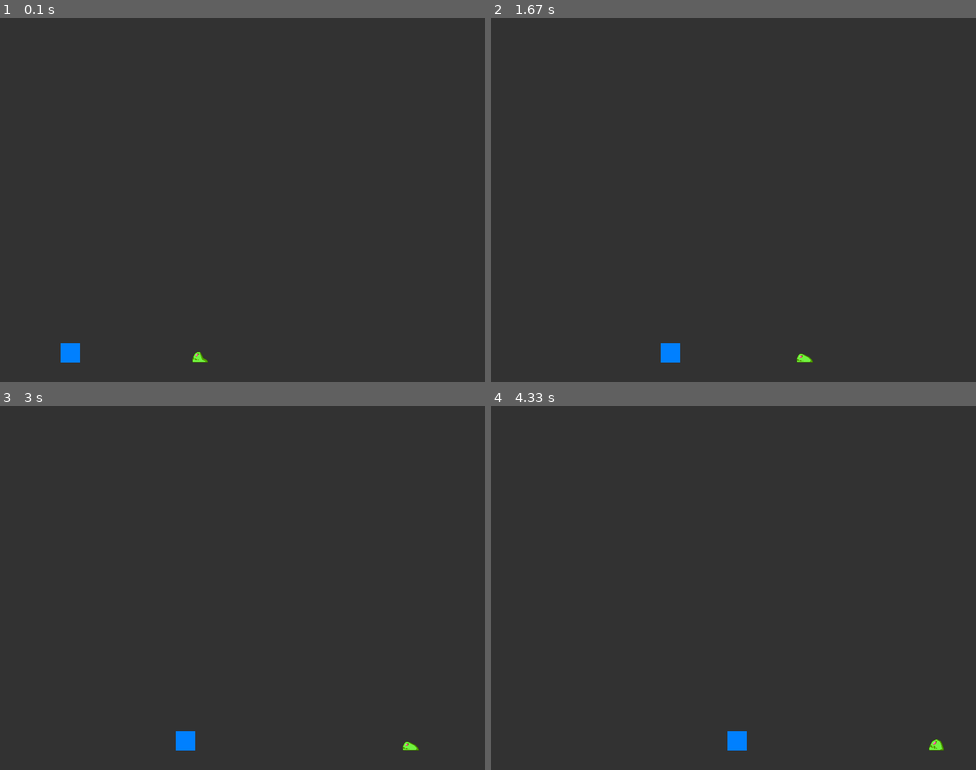
Above: before the commit, frames 1-4 (two rows, left to right).
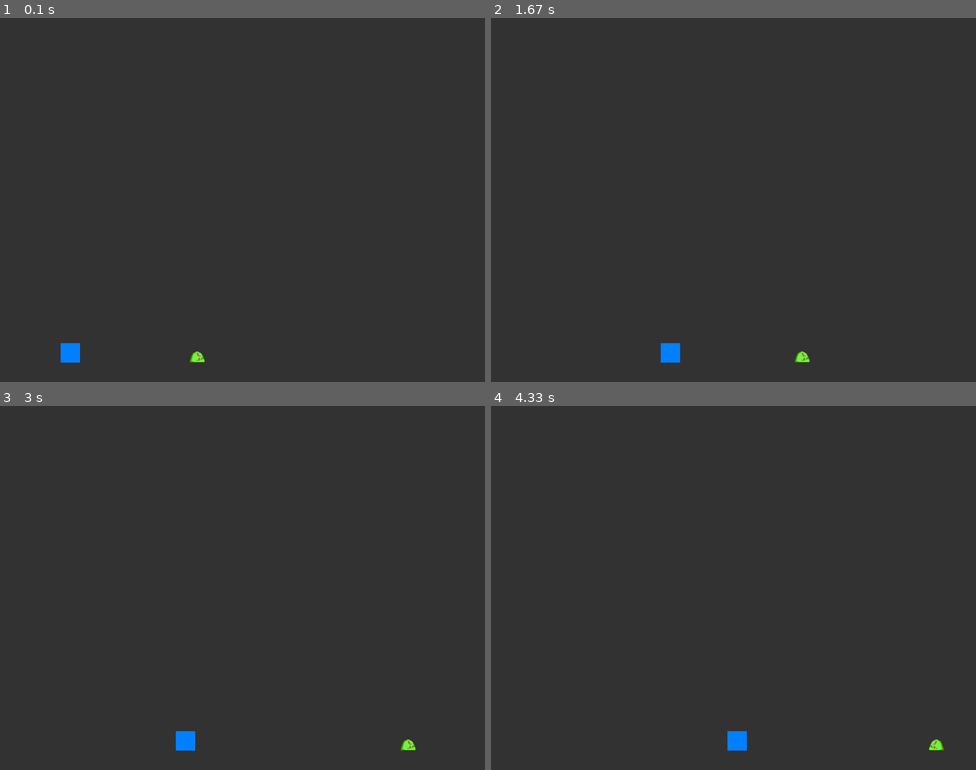
Above: after the commit, the same moments.

Repository: Rinels/PYGAME_PROJECT
Game: pygame game, started from тестирование.py
The game is run twice, just before and just after one commit, with the same random seed, the same clock (stepped at 60 frames per second) and the same inputs.
Inputs:
- Up to frame 1 (0.1 s): no input
- Up to frame 2 (1.67 s): hold Right 0.33-0.8 s; hold Right 0.83-1.3 s; hold Left from 1.33 s (still down)
- Up to frame 3 (3 s): release Left at 1.87 s; hold Left 1.9-2.3 s; hold Right 2.33-2.97 s
- Up to frame 4 (4.33 s): hold Left 3-3.47 s; hold Right 3.5-3.97 s; hold Right from 4 s (still down)

The runs differ from the first frame. In frame 1, less than 0.1% of the frame differs, in the area x 39-43%, y 91-95%; in frame 2, less than 0.1%, in the area x 62-67%, y 91-95%; in frame 3, less than 0.1%; in frame 4, nothing differs.

Commit message:
Я это гит на веранде...

Diff:
--- a/тестирование.py
+++ b/тестирование.py
@@ -59,9 +59,12 @@
         if self.rect.left <= 0 or self.rect.right >= SCREEN_WIDTH:
             self.direction *= -1
 
-        # Update animation based on direction
-        animation_row = self.RIGHT_ANIMATION_ROW if self.direction > 0 else self.LEFT_ANIMATION_ROW
-        self.animate(animation_row, self.ANIMATION_SPEED)
+        # Always use the left animation row, but flip the image when moving right
+        self.animate(self.LEFT_ANIMATION_ROW, self.ANIMATION_SPEED)
+
+        # Flip the image if moving right
+        if self.direction > 0:
+            self.image = pygame.transform.flip(self.image, True, False)
 
     def animate(self, row, speed):
         """Handle frame updates for the given animation row."""
